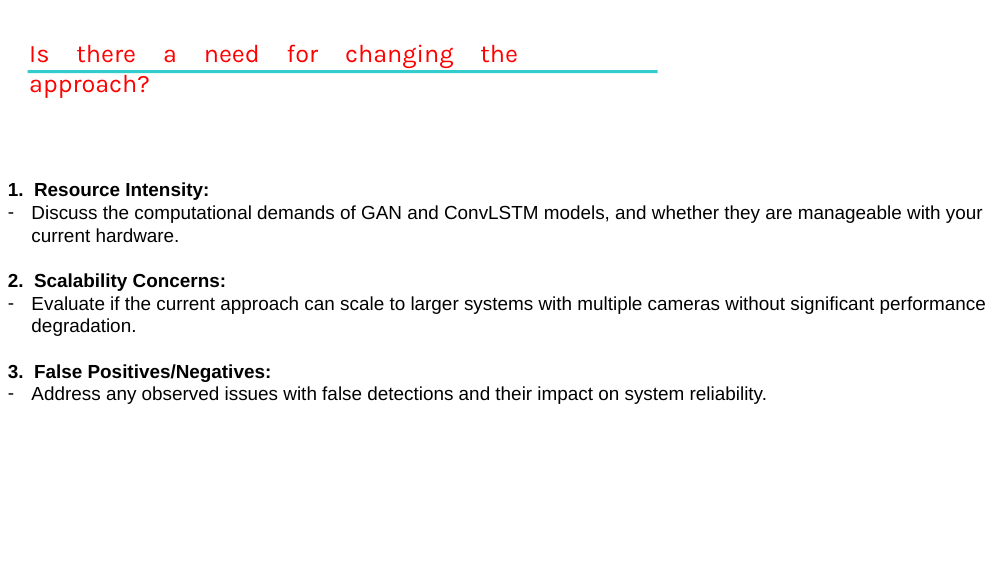
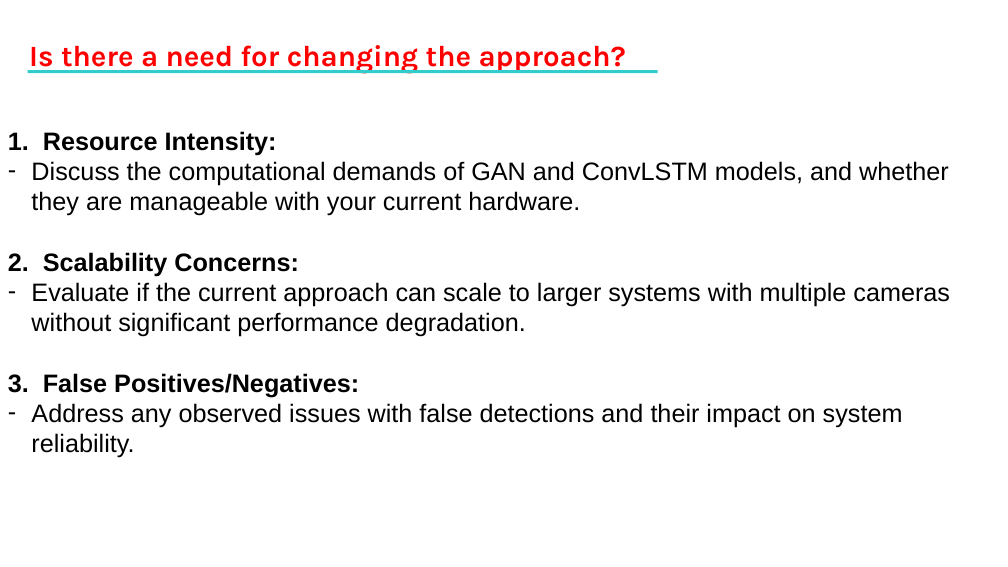
Before and after one commit to SoumyaMishra03/Capstone_Project_team_49, a slide deck: slide 25 of Capstone Project Phase – 2,review 1.pptx (slide 23 before the commit). Drawn at 1008x567 pixels with LibreOffice and Linux fonts; fonts in the diff are those of the drawing; background and template pictures are left out. Boxes give left, top, right and bottom in pixels: in the first picture for what was removed or moved away, otherwise in the second. Text is boxed around its words. In the diff, an @@ line names an element or a change of style, - is before the commit and + after.

```diff
--- a/Capstone Project Phase – 2,review 1.pptx
+++ b/Capstone Project Phase – 2,review 1.pptx
@@ text "Is there a need for ..." at (29,45,626,73): size 24 to 28 pt, bold on @@
@@ text "1. Resource Intensity:": place and size @@
-text "1. Resource Intensity:" at (8,182,986,404)
+text "1. Resource Intensity:" at (8,131,950,458)
@@ text "1. Resource Intensity:" at (8,131,950,458): size 18 to 24 pt @@
```
Also in this commit, not shown: 27 other slides changed, 11 slides added, 1 slide removed.
